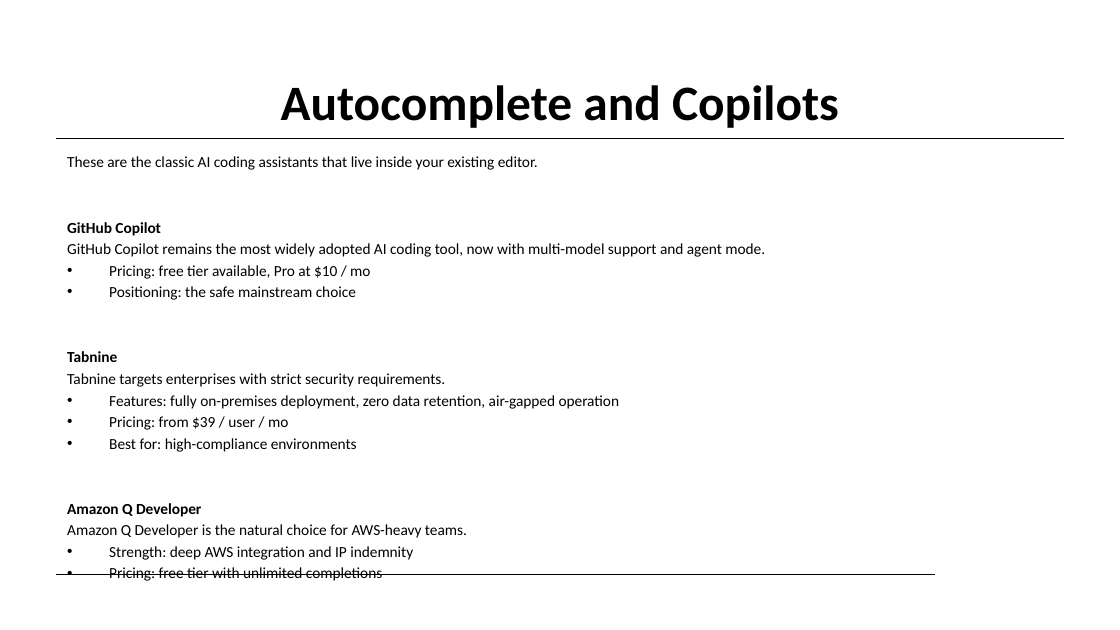
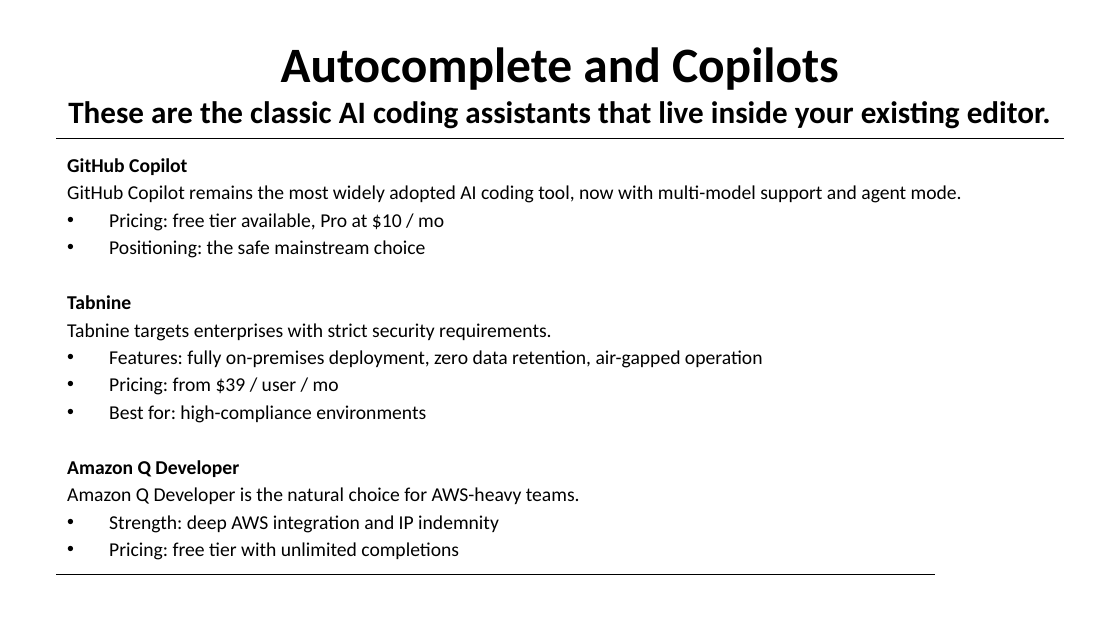
Before and after one commit to ralphke/Agentic-Coding, a slide deck: slide 15 of build/vibe-to-live-deck.pptx (slide 16 before the commit). Drawn at 1120x630 pixels with LibreOffice and Linux fonts; fonts in the diff are those of the drawing; background and template pictures are left out. Boxes give left, top, right and bottom in pixels: in the first picture for what was removed or moved away, otherwise in the second. Text is boxed around its words. In the diff, an @@ line names an element or a change of style, - is before the commit and + after.

Commit message:
feat(agents): update models to GPT-4.1 and refine toolsets across all agent configurations feat(prompts): adjust agent mode definitions and enhance toolsets for prompt files chore(images): add new visual assets for agentic development and workflow comparisons chore(cache): introduce cache staging JSON for workspace management

```diff
--- a/build/vibe-to-live-deck.pptx
+++ b/build/vibe-to-live-deck.pptx
@@ title at [68, 47, 1051, 129]: text changed; size 31.8 to 20 pt @@
-Autocomplete and Copilots
+Autocomplete and Copilots
+These are the classic AI coding assistants that live inside your existing editor.
@@ text "GitHub Copilot" at [67, 158, 962, 560]: size 9.9 to 12.6 pt; less space between paragraphs @@
@@ text at [67, 156, 538, 170]: paragraph removed @@
-These are the classic AI coding assistants that live inside your existing editor.
```
Also in this commit, not shown: 31 other slides changed, 7 slides removed, 17 other files.
